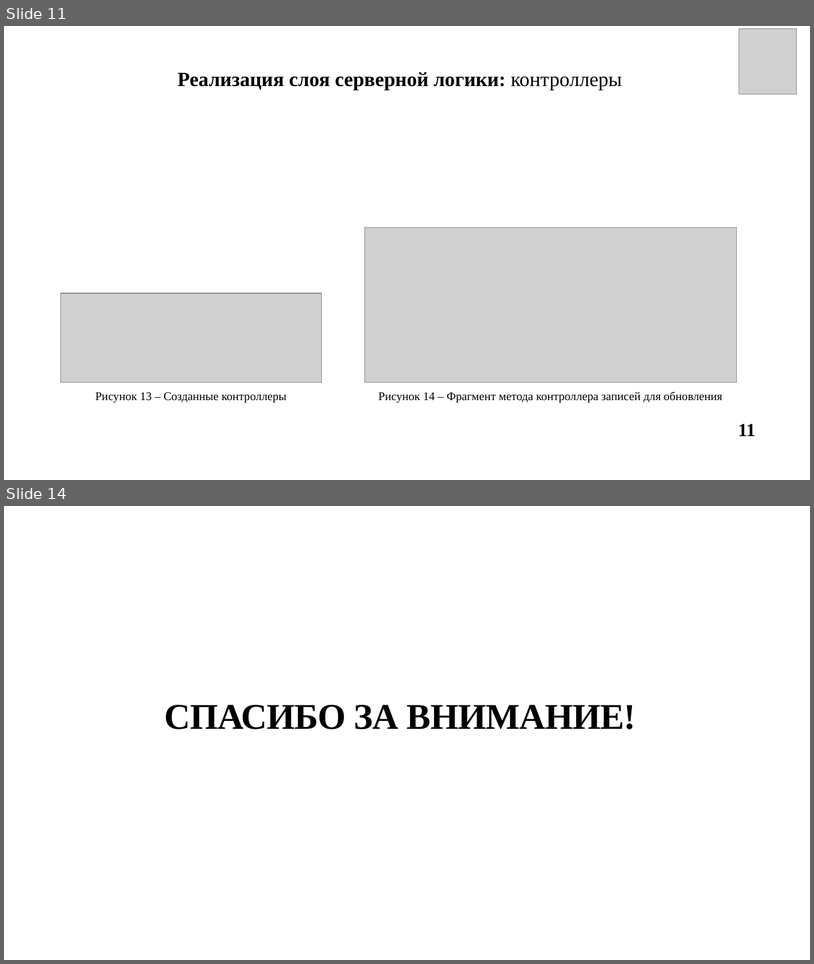
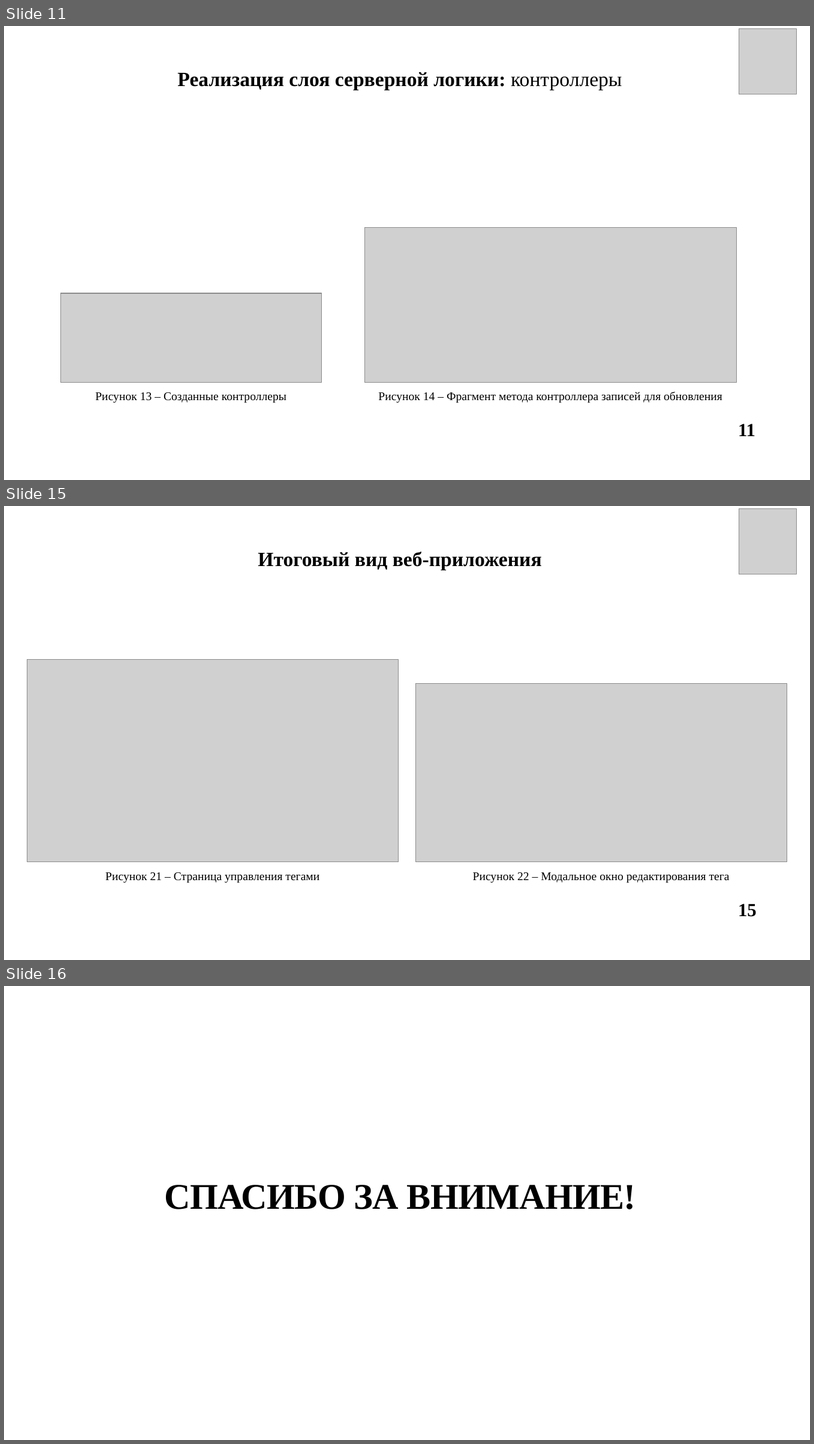
Before and after one commit to l4nzel0d/weekly-schedule-app, a slide deck: report/Васильев_презентация.pptx. Shown one above the other, each under a label of ours: slides 11 and 14 before the commit, slides 11, 15 and 16 after it; the slides between them are not shown. The pictures are 814x964 and 814x1444 pixels, drawn with LibreOffice and Linux fonts; fonts in the diff are those of the drawing; grey boxes stand for pictures. Boxes give left, top, right and bottom in pixels: in the first picture for what was removed or moved away, otherwise in the second. Text is boxed around its words. In the diff, an @@ line names an element or a change of style, - is before the commit and + after.

```diff
--- a/report/Васильев_презентация.pptx
+++ b/report/Васильев_презентация.pptx
@@ slide 15 added at (4, 506, 810, 960), background #FFFFFF @@
@@ picture added at (740, 508, 797, 574) @@
@@ text added at (258, 552, 542, 570), 24 pt, text #000000, bold @@
+Итоговый вид веб-приложения
@@ picture added at (27, 659, 399, 862) @@
@@ picture added at (416, 684, 788, 862) @@
@@ text added at (105, 872, 320, 883), 14 pt, text #000000 @@
+Рисунок 21 – Страница управления тегами
@@ text added at (473, 872, 730, 883), 14 pt, text #000000 @@
+Рисунок 22 – Модальное окно редактирования тега
@@ text added at (738, 903, 757, 916), 22 pt, text #000000, bold @@
+15
@@ what was slide 14 is now slide 16 @@
```
Also in this commit, not shown: 5 slides changed, 1 other slide added, 8 other files.
